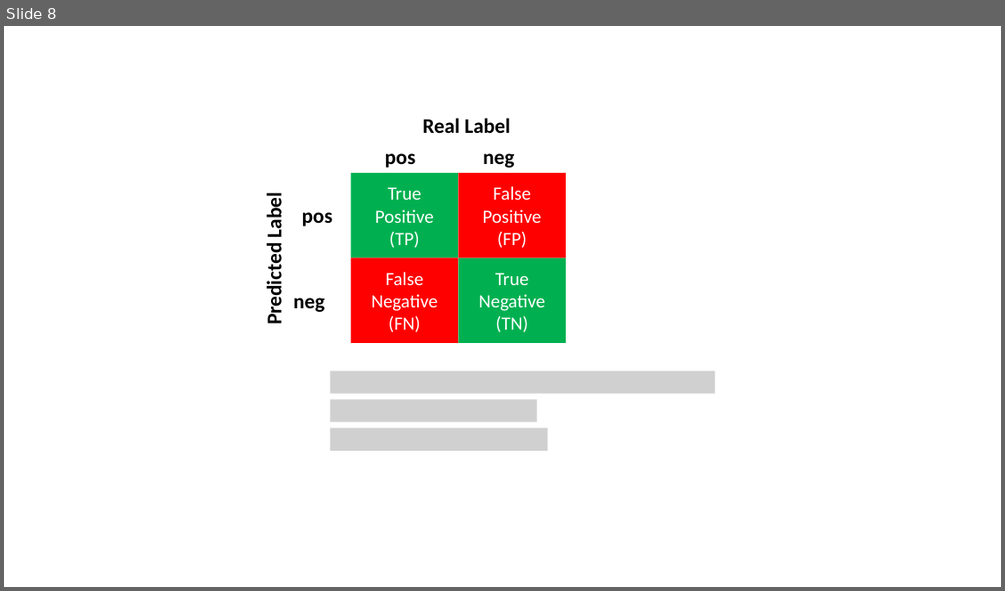
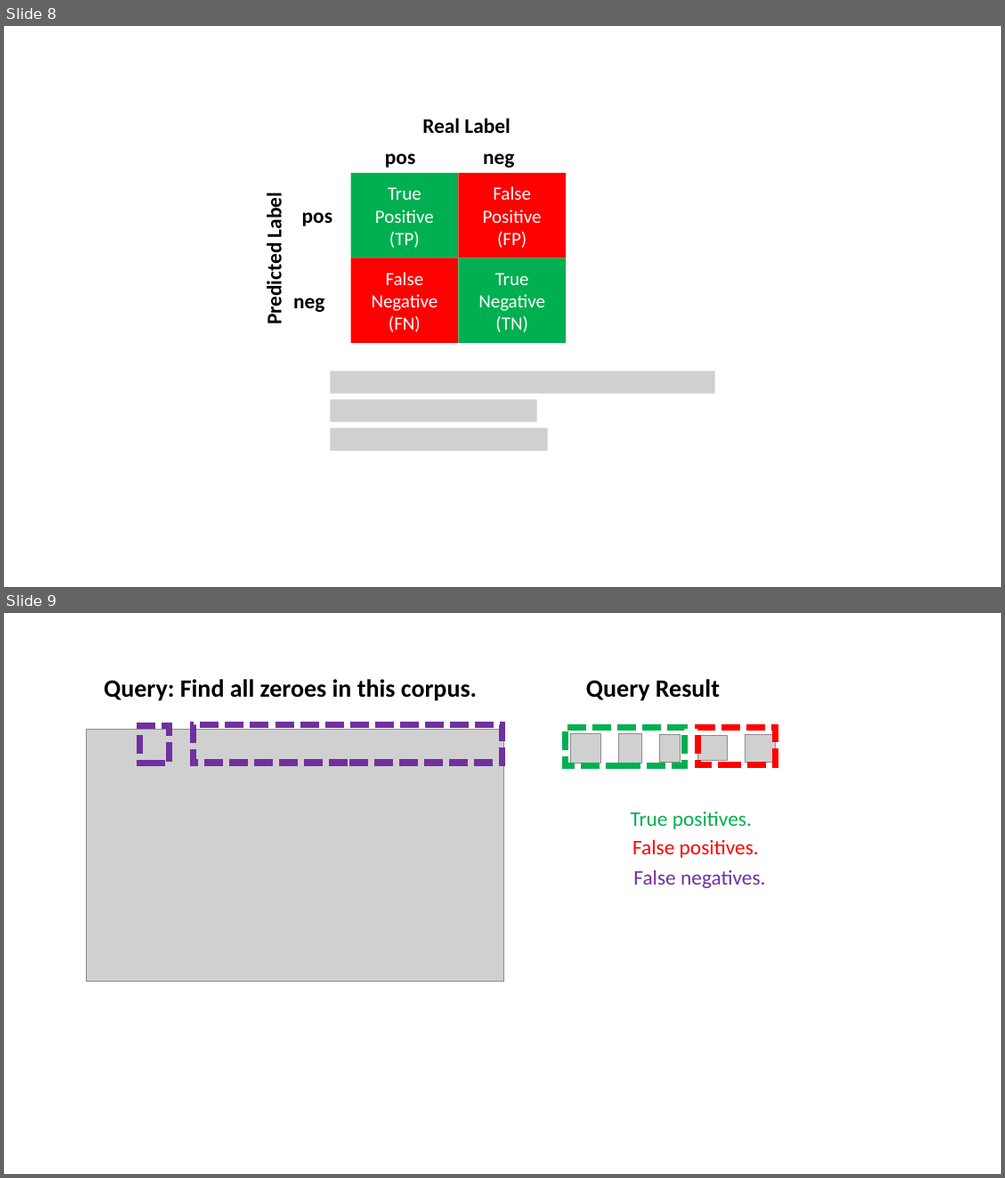
Before and after one commit to joseph-hellerstein/keras, a slide deck: docs/figures.pptx. Shown one above the other, each under a label of ours: slide 8 before the commit, slides 8 and 9 after it. The pictures are 1005x591 and 1005x1178 pixels, drawn with LibreOffice and Linux fonts; fonts in the diff are those of the drawing; grey boxes stand for pictures. Boxes give left, top, right and bottom in pixels: in the first picture for what was removed or moved away, otherwise in the second. Text is boxed around its words. In the diff, an @@ line names an element or a change of style, - is before the commit and + after.

```diff
--- a/docs/figures.pptx
+++ b/docs/figures.pptx
@@ slide 9 added at (x1=4, y1=613, x2=1001, y2=1174), background #FFFFFF @@
@@ text added at (x1=104, y1=679, x2=477, y2=701), 24 pt, text #000000, bold @@
+Query: Find all zeroes in this corpus.
@@ text added at (x1=586, y1=679, x2=720, y2=701), 24 pt, text #000000, bold @@
+Query Result
@@ picture added at (x1=86, y1=730, x2=503, y2=981) @@
@@ rectangle added at (x1=139, y1=725, x2=170, y2=763), outline #7030A0 6 pt dashed @@
@@ rectangle added at (x1=194, y1=725, x2=502, y2=763), outline #7030A0 6 pt dashed @@
@@ rectangle added at (x1=565, y1=728, x2=685, y2=765), outline #00B050 6 pt dashed @@
@@ picture added at (x1=571, y1=733, x2=600, y2=763) @@
@@ picture added at (x1=619, y1=733, x2=642, y2=763) @@
@@ picture added at (x1=659, y1=735, x2=680, y2=762) @@
@@ picture added at (x1=698, y1=736, x2=727, y2=761) @@
@@ rectangle added at (x1=698, y1=727, x2=775, y2=764), outline #FF0000 6 pt dashed @@
@@ picture added at (x1=745, y1=734, x2=775, y2=763) @@
@@ text added at (x1=631, y1=811, x2=752, y2=829), 20 pt, text #00B050 @@
+True positives.
@@ text added at (x1=632, y1=839, x2=759, y2=858), 20 pt, text #FF0000 @@
+False positives.
@@ text added at (x1=633, y1=869, x2=765, y2=888), 20 pt, text #7030A0 @@
+False negatives.
```
Also in this commit, not shown: 3 other files.
